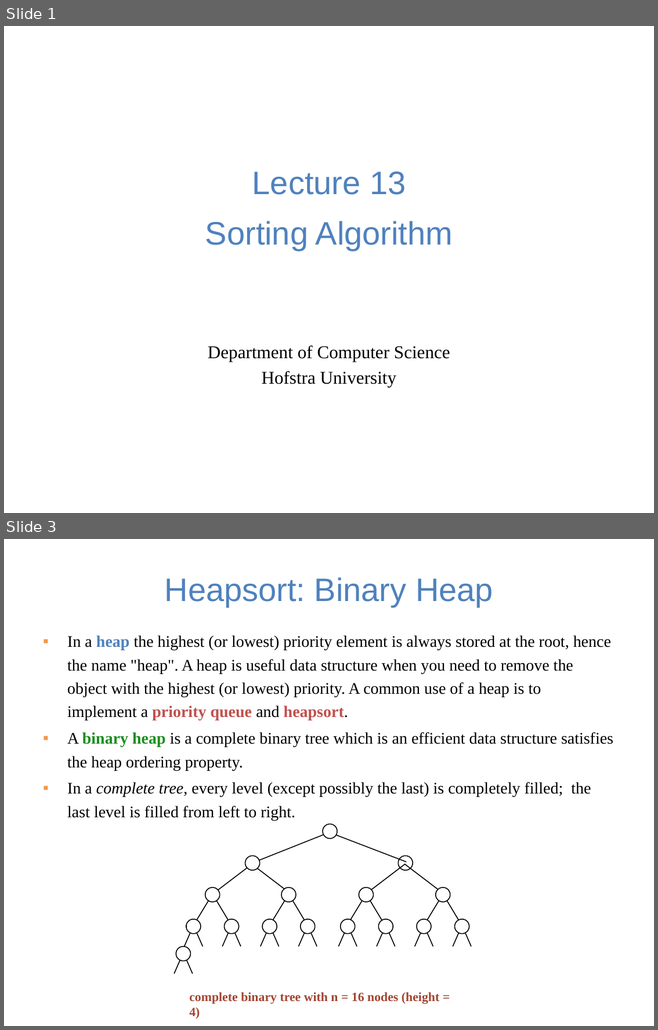
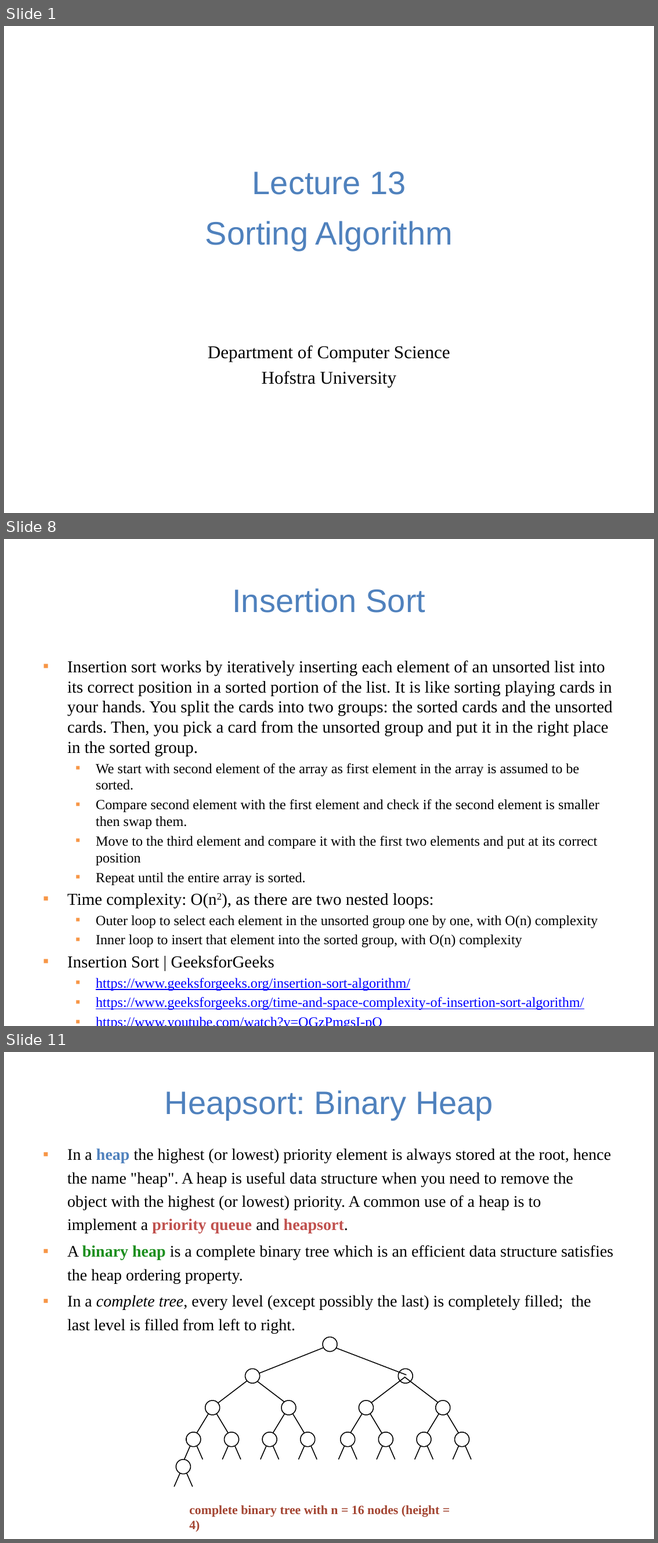
Before and after one commit to guhofstra/CSC111Fa25, a slide deck: PPTs/Lecture 13-sorting algorithms.pptx. Shown one above the other, each under a label of ours: slides 1 and 3 before the commit, slides 1, 8 and 11 after it; the slides between them are not shown. The pictures are 658x1030 and 658x1543 pixels, drawn with LibreOffice and Linux fonts; fonts in the diff are those of the drawing. Boxes give left, top, right and bottom in pixels: in the first picture for what was removed or moved away, otherwise in the second. Text is boxed around its words. In the diff, an @@ line names an element or a change of style, - is before the commit and + after.

```diff
--- a/PPTs/Lecture 13-sorting algorithms.pptx
+++ b/PPTs/Lecture 13-sorting algorithms.pptx
@@ slide 8 added at bbox=[4, 539, 654, 1026], background #FFFFFF @@
@@ title added at bbox=[232, 588, 426, 613], 36 pt, text #4F81BD @@
+Insertion Sort
@@ text added at bbox=[67, 660, 612, 1011], 15.5 pt, text #000000 @@
+▪ Insertion sort works by iteratively inserting each element of an unsorted list into its correct position in a sorted portion of the list. It is like sorting playing cards in your hands. You split the cards into two groups: the sorted cards and the unsorted cards. Then, you pick a card from the unsorted group and put it in the right place in the sorted group.
+  ▪ We start with second element of the array as first element in the array is assumed to be sorted.
+  ▪ Compare second element with the first element and check if the second element is smaller then swap them.
+  ▪ Move to the third element and compare it with the first two elements and put at its correct position
+  ▪ Repeat until the entire array is sorted.
+▪ Time complexity: O(n2), as there are two nested loops:
+  ▪ Outer loop to select each element in the unsorted group one by one, with O(n) complexity
+  ▪ Inner loop to insert that element into the sorted group, with O(n) complexity
+▪ Insertion Sort | GeeksforGeeks
+  ▪ https://www.geeksforgeeks.org/insertion-sort-algorithm/
+  ▪ https://www.geeksforgeeks.org/time-and-space-complexity-of-insertion-sort-algorithm/
+  ▪ https://www.youtube.com/watch?v=OGzPmgsI-pQ
@@ what was slide 3 is now slide 11 @@
```
Also in this commit, not shown: 4 slides changed, 8 other slides added, 1 slide removed, 3 other files.
